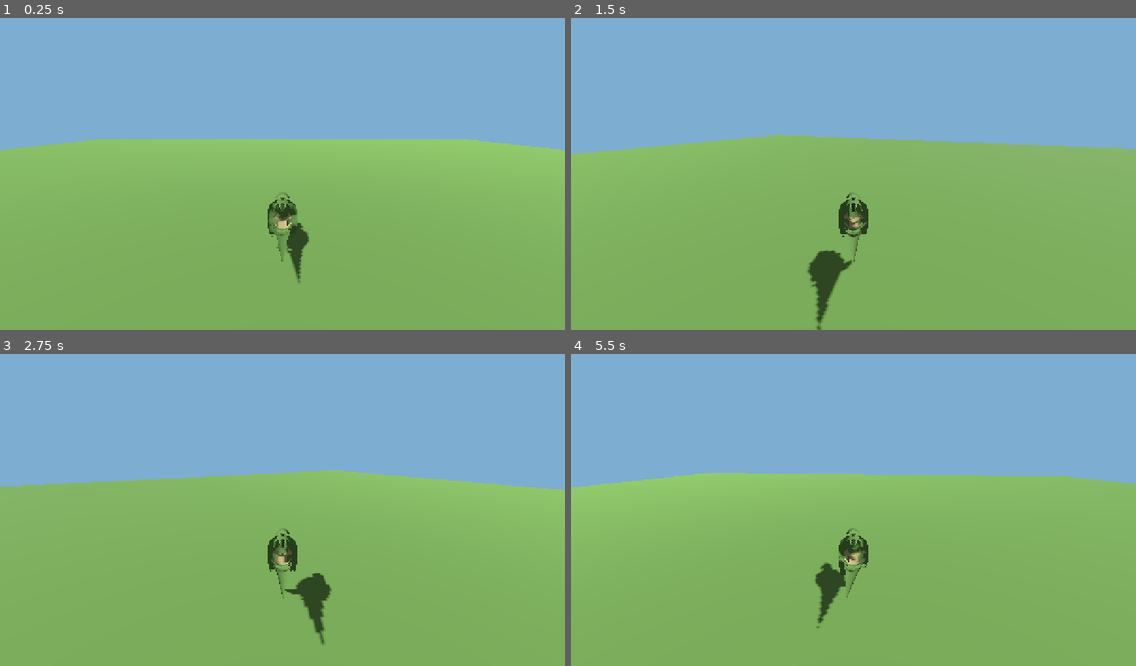
Above: before the commit, frames 1-4 (two rows, left to right).
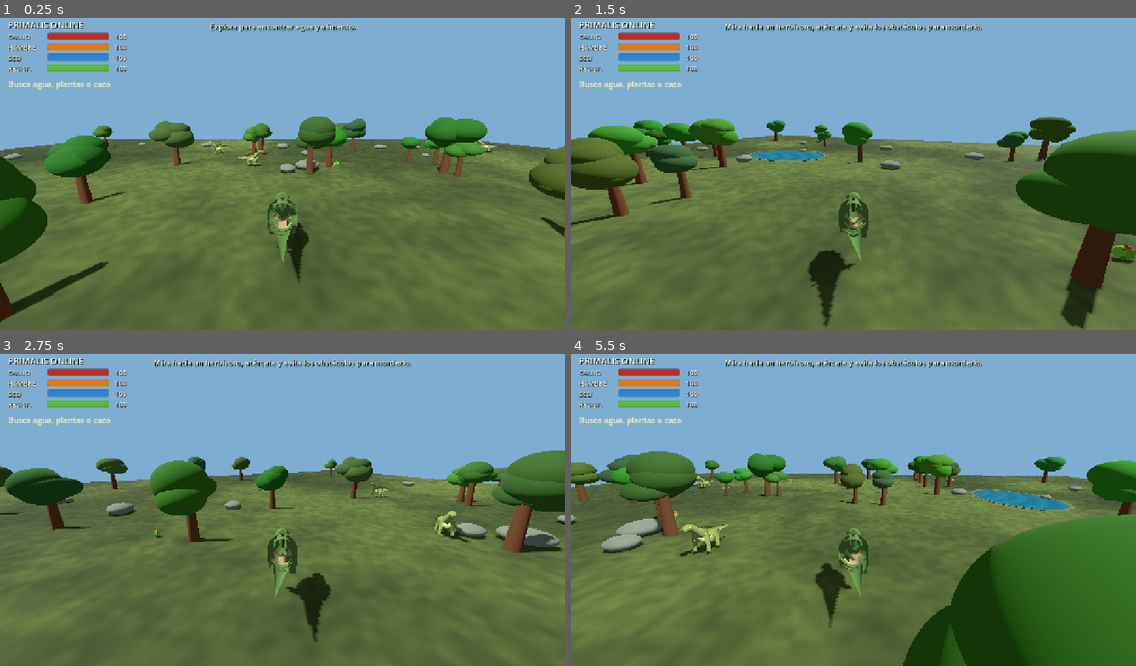
Above: after the commit, the same moments.

Repository: misael546/PrimalisOnline
Game: Godot game, scene res://scenes/main.tscn
Two runs of this game, one before a commit and one after it. Both use one fixed random seed, a clock stepped at 60 frames per second and the inputs below.
Inputs (mouse positions are in pixels of both pictures, inside the frame that each line leads up to):
- Up to frame 1 (0.25 s): no input
- Up to frame 2 (1.5 s): tap Enter at 0.5 s; move the mouse to (977, 155) at 0.52 s; hold D (move_right) 0.53-1.25 s; tap E at 0.6 s; click (977, 155) at 0.67 s; tap Space at 0.77 s; drag from (740, 186) to (825, 236) at 1.27 s
- Up to frame 3 (2.75 s): move the mouse to (339, 438) at 2.02 s; hold D (move_right) from 2.03 s (still down); tap E at 2.1 s
- Up to frame 4 (5.5 s): release D (move_right) at 2.75 s; drag from (825, 572) to (684, 460) at 2.77 s; move the mouse to (1023, 553) at 3.52 s; hold A (move_left) 3.53-4.25 s; tap E at 3.6, 5.1 s; tap Space at 3.77 s; drag from (684, 460) to (768, 428) at 4.27 s; move the mouse to (881, 506) at 5.02 s; hold S (move_back) from 5.03 s (still down); click (881, 506) at 5.17 s

The runs differ from the first frame. In frame 1, 64% of the frame differs, in the area x 0-100%, y 1-100%; in frame 2, 65%; in frame 3, 65%; in frame 4, 66%.
Error before the commit: Parse Error: Invalid argument for "create()" function: argument 3 should be "int" but is "Array". (res://scripts/main.gd:396)

Commit message:
fix: configure Godot raycast exclusion correctly

Diff:
--- a/scripts/main.gd
+++ b/scripts/main.gd
@@ -393,7 +393,8 @@
 func _has_clear_bite_path(target: Node3D) -> bool:
 	var origin := player.global_position + Vector3(0.0, 0.65, 0.0)
 	var target_point := target.global_position + Vector3(0.0, 0.65, 0.0)
-	var query := PhysicsRayQueryParameters3D.create(origin, target_point, [player.get_rid()])
+	var query := PhysicsRayQueryParameters3D.create(origin, target_point)
+	query.exclude = [player.get_rid()]
 	query.collide_with_areas = false
 	var hit: Dictionary = get_world_3d().direct_space_state.intersect_ray(query)
 	if hit.is_empty():
Not shown, changed: export_presets.cfg
Not shown, changed: .github/workflows/android-apk.yml
